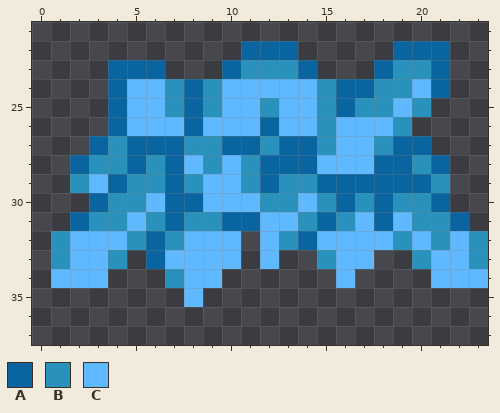
One commit to this pixel-art sprite: hold/ihcathb/ihc.h.b.cf.crystalblock.1.png. The picture above is the old version.
The file is 24x64 pixels. Shown: x 0..23, y 21..37.
Palette (. is transparent): A #0964a0  B #2992bc  C #60b9ff
Pixels before, first column x 1:
22 ..........AAA.....AAA..
23 ...AAA...ABBBA...ABBA..
24 ...ACCBABCCCCCBAABBCA..
25 ...ACCBABCCBCCBABBCB...
26 ...ACCCACCCACCBCCCB....
27 ..ABAAABBAABAABCCBAA...
28 .ABBABACBCBAAACCCAABA..
29 .BCABBABCCBABBAAAAAAB..
30 ..ABBCAACCCBBCBABABBA..
31 .ABBCBABBAACCBABCACBBA.
32 BCCCBABCCC.CBACCCCBCBCB
33 BCCB.ACCCC.C..BCC..BCCB
34 CCC...BCC......C....CCC
35 .......C...............
Now the later version:
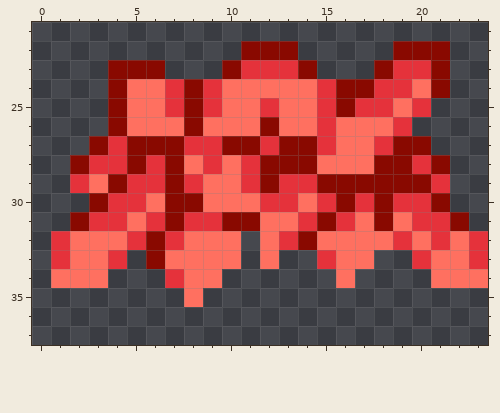
Difference:
colour A: #0964a0 -> #890900
colour B: #2992bc -> #e5323b
colour C: #60b9ff -> #ff7060
